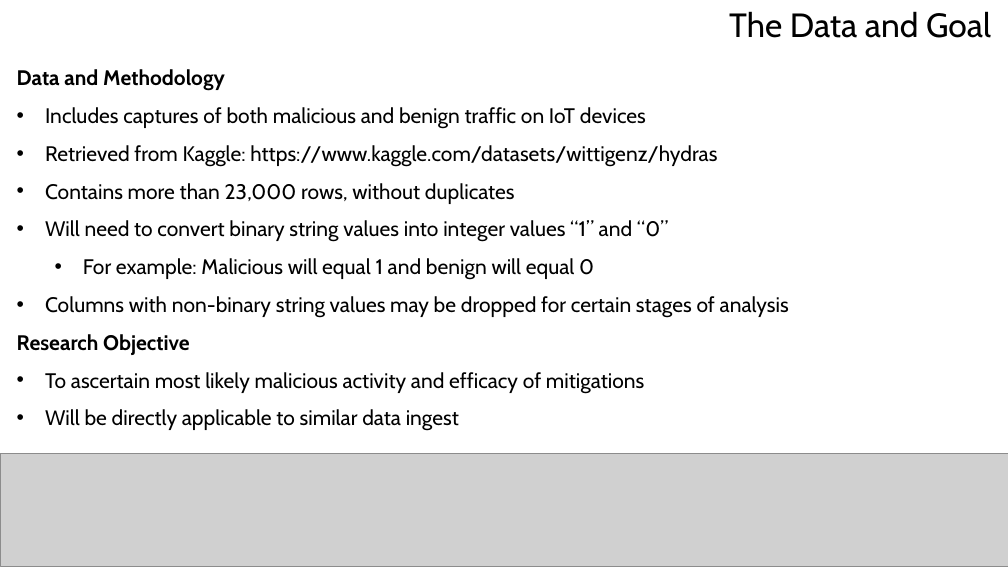
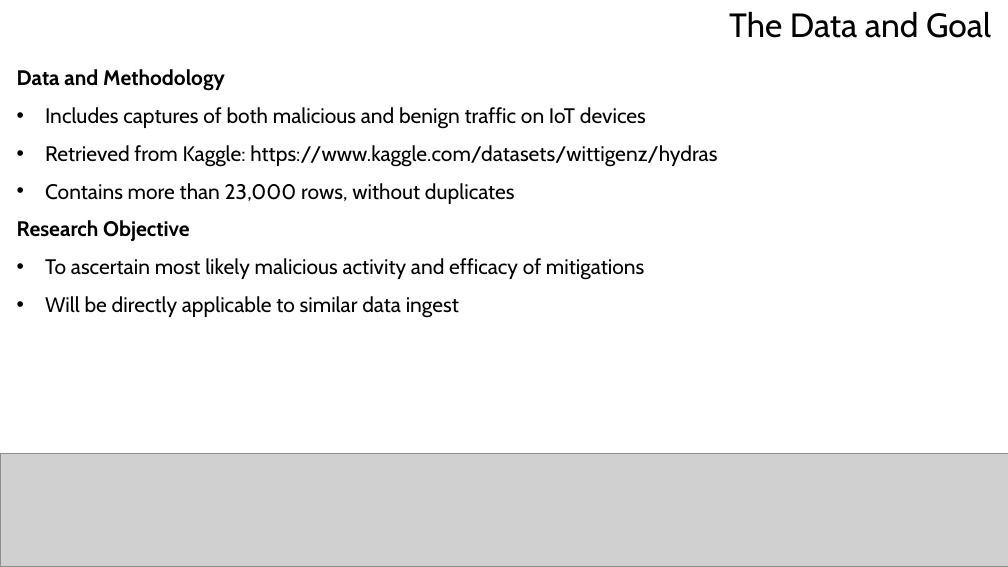
Before and after one commit to sdave777/Network-Analysis-and-DCO-Prioritization, a slide deck: slide 3 of Presentation.pptx. Drawn at 1008x567 pixels with LibreOffice and Linux fonts; fonts in the diff are those of the drawing; grey boxes stand for pictures; background and template pictures are left out. Boxes give left, top, right and bottom in pixels: in the first picture for what was removed or moved away, otherwise in the second. Text is boxed around its words. In the diff, an @@ line names an element or a change of style, - is before the commit and + after.

```diff
--- a/Presentation.pptx
+++ b/Presentation.pptx
@@ text at (x1=45, y1=220, x2=789, y2=318): paragraphs removed @@
-• Will need to convert binary string values into integer values “1” and “0”
-  • For example: Malicious will equal 1 and benign will equal 0
-• Columns with non-binary string values may be dropped for certain stages of analysis
```
Also in this commit, not shown: 5 other files.
